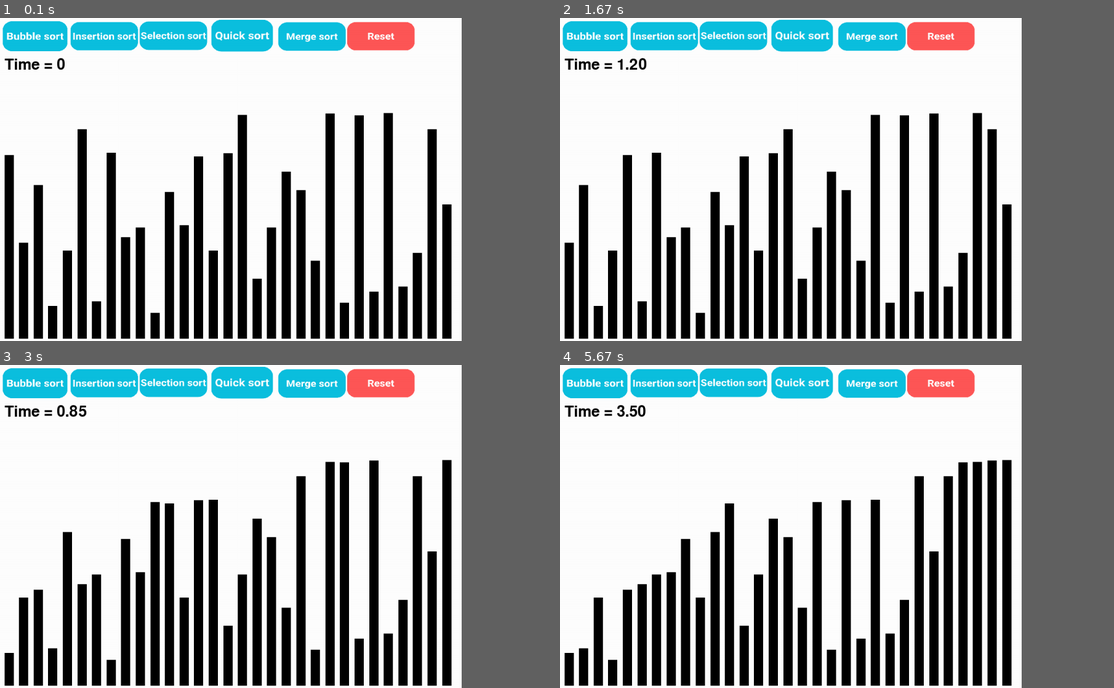
Above: before the commit, frames 1-4 (two rows, left to right).
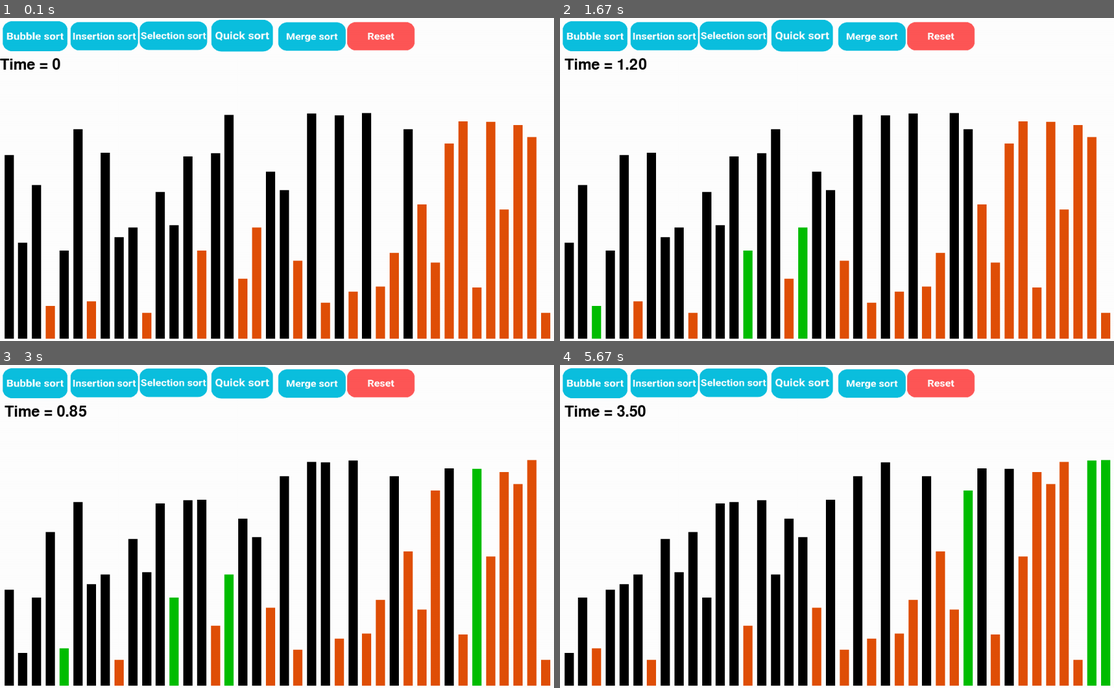
Above: after the commit, the same moments.

Repository: Vinayak2005917/Sort-with-pygame
Game: pygame game, started from main.py
Two runs of this game, one before a commit and one after it. Both use one fixed random seed, a clock stepped at 60 frames per second and the inputs below.
Inputs (mouse positions are in pixels of both pictures, inside the frame that each line leads up to):
- Up to frame 1 (0.1 s): no input
- Up to frame 2 (1.67 s): click (593, 34) at 0.38 s; click (842, 202) at 0.73 s
- Up to frame 3 (3 s): click (33, 381) at 2.07 s
- Up to frame 4 (5.67 s): no input
In our replay, the window is 750x525 before the commit and 900x525 after it. These sizes can differ from the game's own. Grey fills any space a smaller window leaves; there, only what the larger window draws over its background counts as a difference.

The runs differ from the first frame. In frame 1, 32% of the frame differs, in the area x 0-100%, y 12-100%; in frame 2, 33%; in frame 3, 34%, in the area x 0-100%, y 29-100%; in frame 4, 34%.

Commit message:
added basic color coding for the bars

Diff:
--- a/main.py
+++ b/main.py
@@ -5,9 +5,9 @@
 import sorting_functions
 
 pygame.init()
-WIDTH, HEIGHT = 1000, 700
+WIDTH, HEIGHT = 1200, 700
 screen = pygame.display.set_mode((WIDTH, HEIGHT),pygame.RESIZABLE)
-pygame.display.set_caption("Pygame Basic Setup")
+pygame.display.set_caption("Sorting Algorithms Visualizer with Audio")
 clock = pygame.time.Clock()
 FPS = 60
 
@@ -55,11 +55,11 @@
 font = pygame.font.SysFont(None, 48)
 text_surface = font.render(f'Time = {count}', True, (0, 0, 0))
 text_rect = text_surface.get_rect()
-text_rect.topleft = (10, 85)
+text_rect.topleft = (0, 85)
 
 
 
-number_of_bars = 31
+number_of_bars = 40
 #this generates a list of random numbers
 numbers = [random.randint(50, 500) for _ in range(number_of_bars)]
 
@@ -129,11 +129,20 @@
 
 
 
+    sorted_numbers = sorted(numbers)  # Keep this OUTSIDE the loop
     for i in range(number_of_bars):
         bar_height = numbers[i]
-        x = 10 + (i * 31.6)
+        x = 10 + (i * 29.8)
         y = 695 - bar_height
-        pygame.draw.rect(screen, (0, 0, 0), (x, y, 20, bar_height))
+        if numbers[i] == sorted_numbers[i]:
+            color = (0, 190, 0)
+        elif numbers[i] - sorted_numbers[i] < 15:
+            color = (225, 80, 8)
+        elif numbers[i] - sorted_numbers[i] < 1:
+            color = (225, 10, 8)
+        else:
+            color = (0, 0, 0)
+        pygame.draw.rect(screen, color, (x, y, 20, bar_height))
 
 
     if bubble_sort or insertion_sort or selection_sort or quick_sort or merge_sort:
